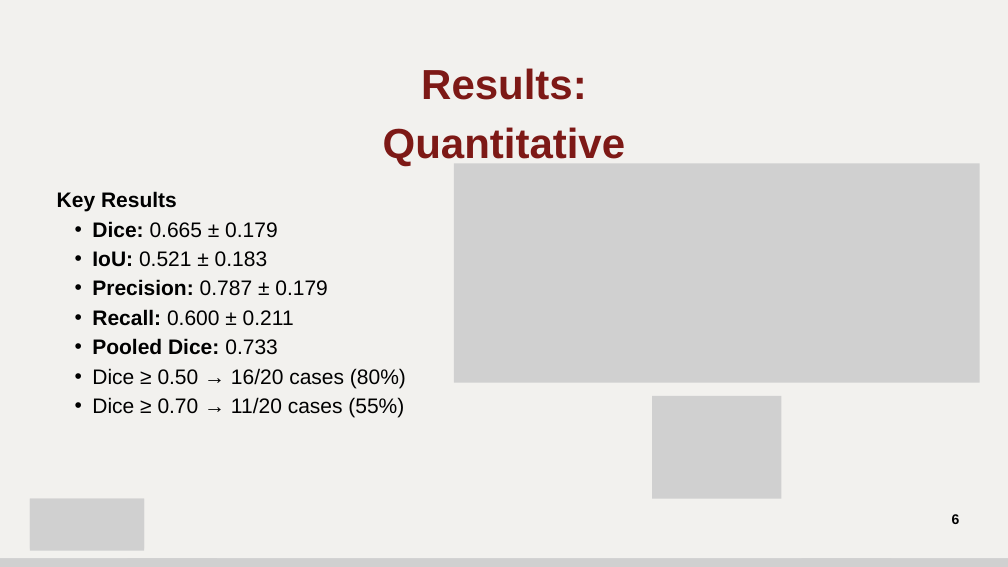
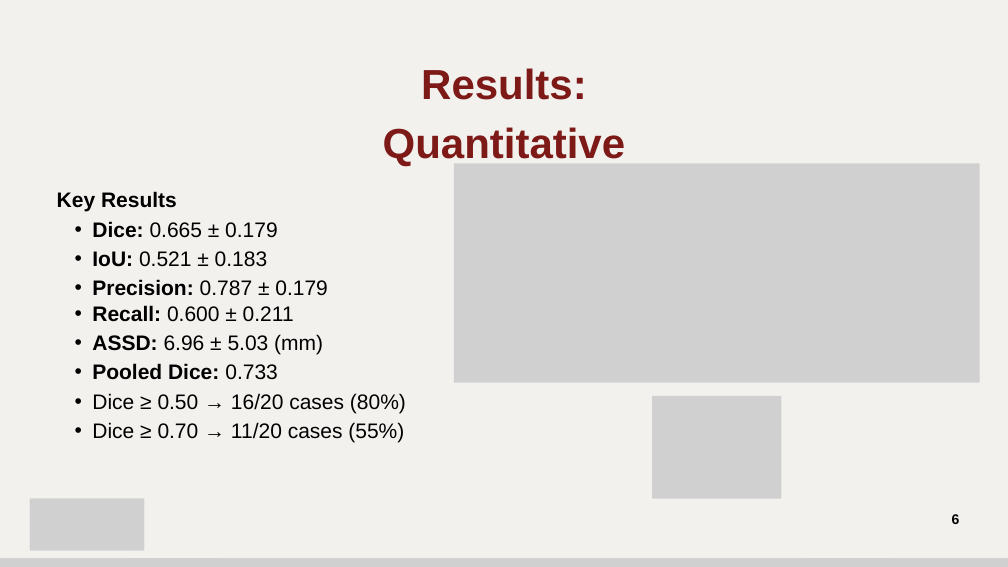
Before and after one commit to codesensei404/DIP_2026_Project20_Group18, a slide deck: slide 6 of Mid_Sem_Report/Group18_Project20_MidSem_PPT_DIP_2026.pptx. Drawn at 1008x567 pixels with LibreOffice and Linux fonts; fonts in the diff are those of the drawing; grey boxes stand for pictures. Boxes give left, top, right and bottom in pixels: in the first picture for what was removed or moved away, otherwise in the second. Text is boxed around its words. In the diff, an @@ line names an element or a change of style, - is before the commit and + after.

```diff
--- a/Mid_Sem_Report/Group18_Project20_MidSem_PPT_DIP_2026.pptx
+++ b/Mid_Sem_Report/Group18_Project20_MidSem_PPT_DIP_2026.pptx
@@ text at <box>92,305,294,322</box>: line spacing 42pt to 1 @@
@@ text at <box>92,334,323,355</box>: paragraph added @@
+  • ASSD: 6.96 ± 5.03 (mm)
```
Also in this commit, not shown: 5 other slides changed, 1 slide added.
